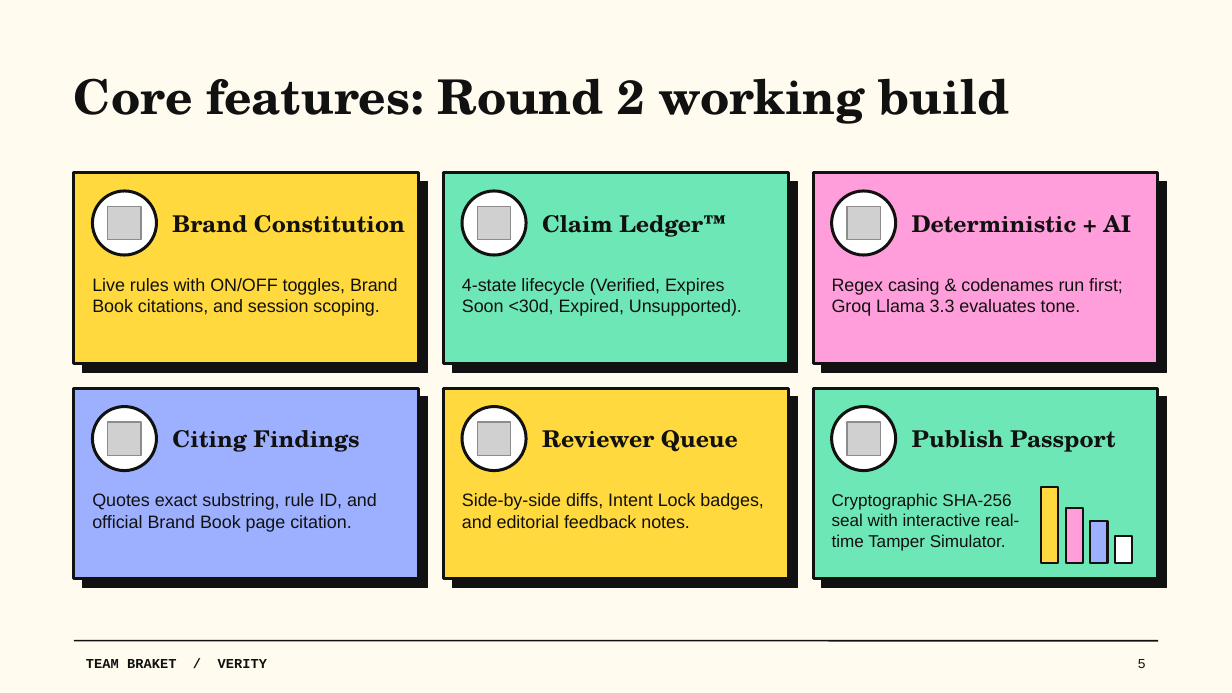
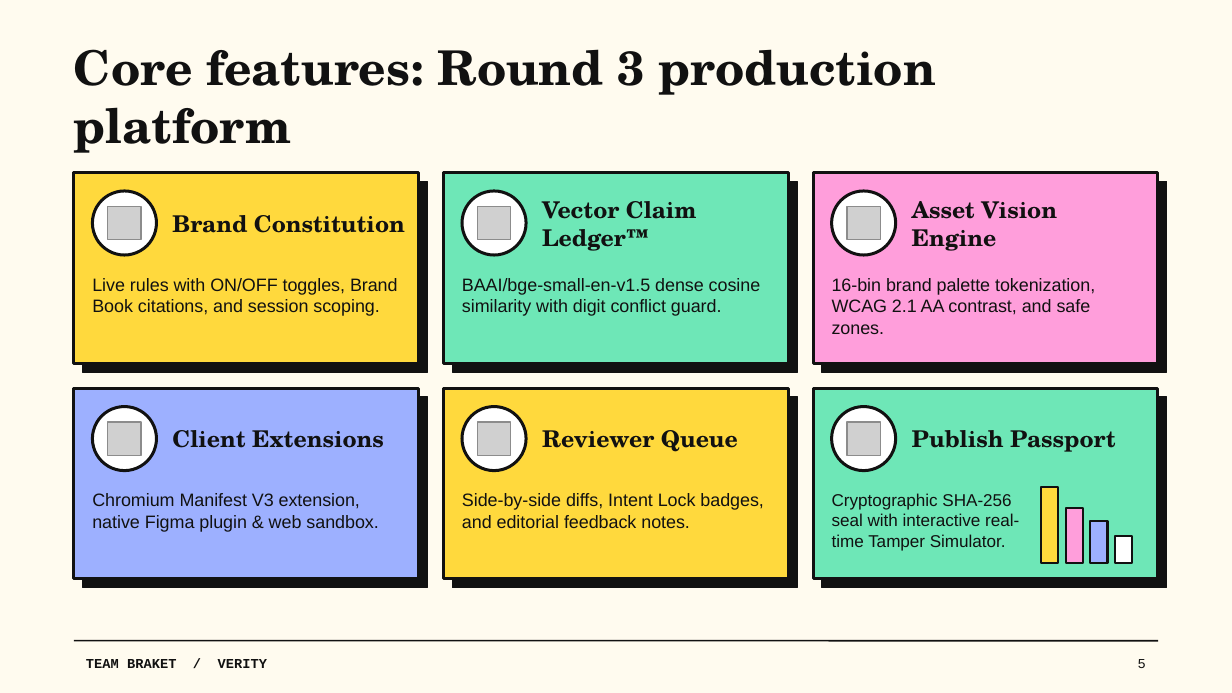
Before and after one commit to AstroNewz/VERITY, a slide deck: slide 5 of Verity_Round1_Deck_Complete.pptx. Drawn at 1232x693 pixels with LibreOffice and Linux fonts; fonts in the diff are those of the drawing; grey boxes stand for pictures. Boxes give left, top, right and bottom in pixels: in the first picture for what was removed or moved away, otherwise in the second. Text is boxed around its words. In the diff, an @@ line names an element or a change of style, - is before the commit and + after.

Commit message:
feat(round3): deliver all three major improvements, visual asset inspector, dense vector embeddings, browser extension & native figma plugin, report and slides

```diff
--- a/Verity_Round1_Deck_Complete.pptx
+++ b/Verity_Round1_Deck_Complete.pptx
@@ title at [74, 49, 936, 153]: text changed @@
-Core features: Round 2 working build
+Core features: Round 3 production platform
@@ text at [542, 201, 697, 251]: text changed @@
-Claim Ledger™
+Vector Claim Ledger™
@@ text at [912, 201, 1057, 251]: text changed @@
-Deterministic + AI
+Asset Vision Engine
@@ text at [462, 278, 761, 316]: text changed @@
-4-state lifecycle (Verified, Expires Soon <30d, Expired, Unsupported).
+BAAI/bge-small-en-v1.5 dense cosine similarity with digit conflict guard.
@@ text at [832, 278, 1095, 334]: text changed @@
-Regex casing & codenames run first; Groq Llama 3.3 evaluates tone.
+16-bin brand palette tokenization, WCAG 2.1 AA contrast, and safe zones.
@@ text at [172, 430, 384, 448]: text changed @@
-Citing Findings
+Client Extensions
@@ text at [92, 493, 378, 532]: text changed @@
-Quotes exact substring, rule ID, and official Brand Book page citation.
+Chromium Manifest V3 extension, native Figma plugin & web sandbox.
```
Also in this commit, not shown: 7 other slides changed, 44 other files.
